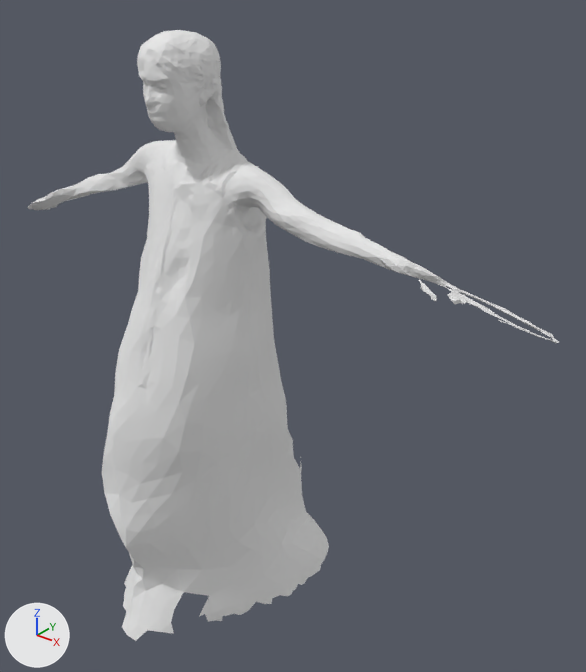
One commit to the Blender file outfits/outfit3/outfit3.blend: the scene before it, then after it.
Rendered twice from a camera (50 mm lens) standing at (1.592, -1.552, 1.21) and looking at (0.22, 0.164, 0.146). Lighting does not change. The marker at lower left points along +X, +Y and +Z.
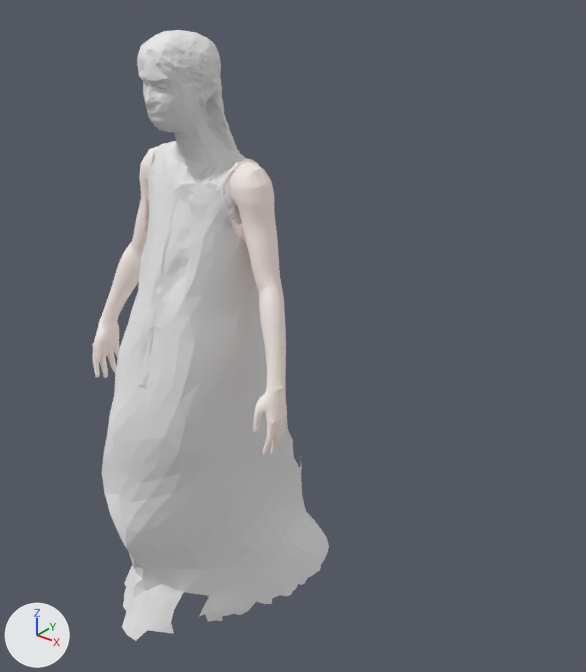
The change, as a list of edits to the scene's bpy script:
```text
Add mat_material:
    mat_material = principled_material('Material')
    mat_material.base_color = (0.8, 0.8, 0.8)  # white #e7e7e7
    mat_material.roughness = 1.0
    mat_material.emission_color = (1.0, 0.402, 0.175)  # orange #ffaa74
    mat_material.emission_strength = 0.1
Change me_mesh_0:
    used by ob_mesh_0; location = (-0.069, -0.013, 0.128); rotation_euler = (0.0, 0.0, -0.0624), in degrees (0, 0, -3.6); scale = (1.21, 1.21, 1.21)
    remove me_mesh_0.from_pydata(...)  # 4736 vertices, 7650 faces, 6 loose edges; spans x -0.66..0.89, y -0.29..0.34, z -0.82..0.73
    add me_mesh_0.from_pydata(...)  # 3189 vertices, 5657 faces, 7 loose edges; spans x -0.35..0.26, y -0.29..0.34, z -0.82..0.73
    me_mesh_0 part 1: 91 loose pieces with 1211 vertices, spanning x -0.66..0.89, y -0.03..0.24, z 0.19..0.43, are deleted
    me_mesh_0 part 2: 215 vertices removed from x 0.18..0.68, y 0.01..0.12, z 0.29..0.45
    me_mesh_0 part 3: 121 vertices removed from x -0.49..-0.07, y -0.01..0.08, z 0.25..0.47
Add me_model:
    me_model.from_pydata(...)  # 7991 vertices, 15588 faces, 10 loose edges; spans x -0.386..0.386, y 0.801..1.575, z -0.128..0.146
    me_model.materials.append(mat_material)  # its picture is missing
Add ob_model:
    ob_model = bpy.data.objects.new('model', me_model)
    ob_model.location = (0.0, 0.0, -0.882)
    ob_model.rotation_euler = (1.571, 0.0, 0.0)  # degrees (90, 0, 0)
```

Pixel boxes (x1, y1, x2, y2) of what changed, in the pictures (586 x 672 px):
'Mesh_0', reshaped (57% narrower)
    before: (28, 30, 559, 641)
    after: (102, 30, 329, 641)
'model', added
    after: (92, 143, 287, 456)
part 1 of me_mesh_0, deleted
    before: (28, 156, 559, 343)
part 2 of me_mesh_0, deleted
    before: (230, 163, 446, 286)
part 3 of me_mesh_0, deleted
    before: (66, 140, 176, 201)
